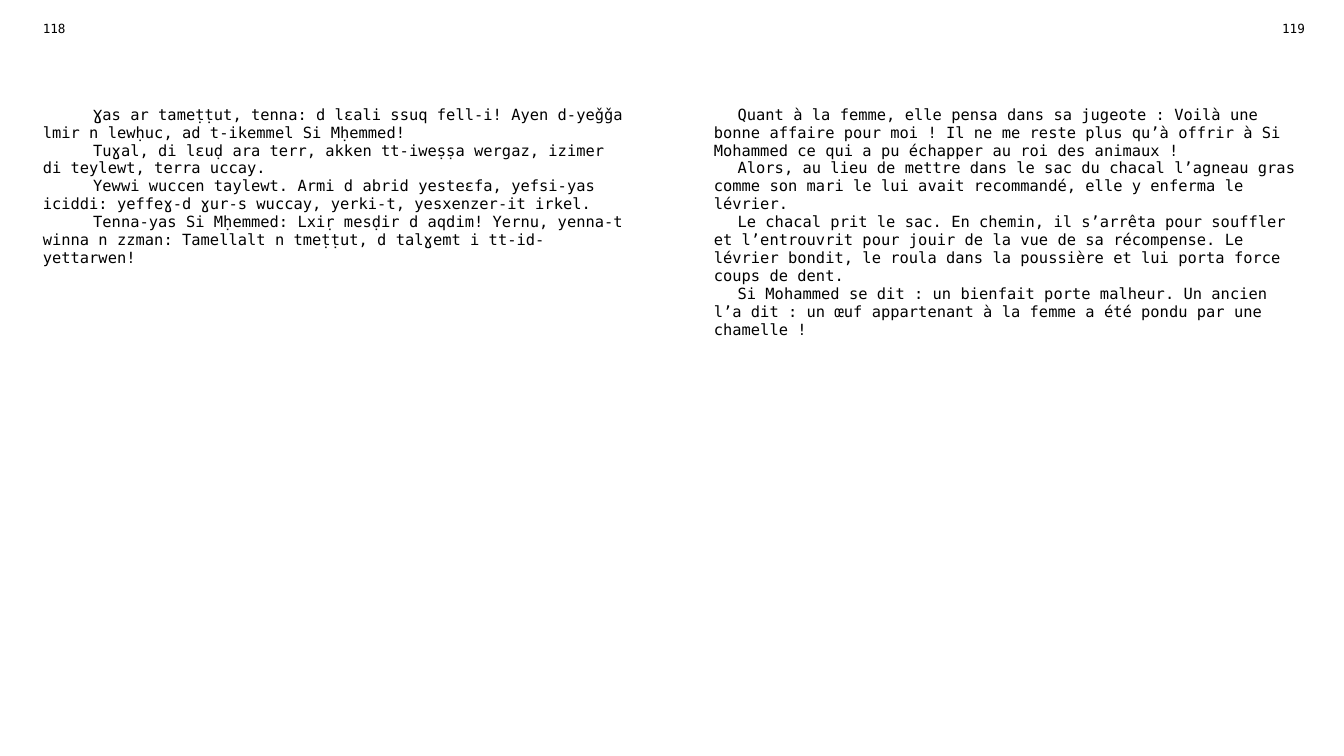
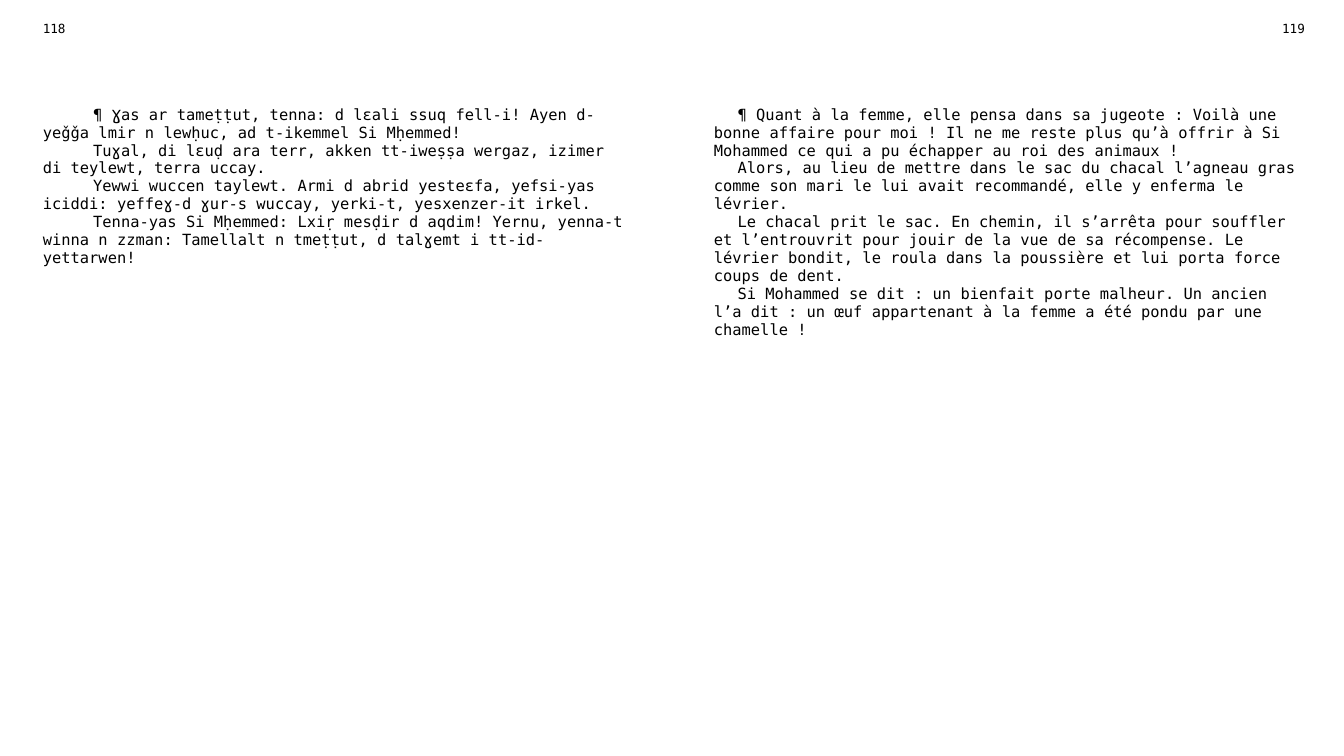
Before and after one commit to sferhah/tamacahut_n_wuccen, a slide deck: slide 55 of Uccen.ConsoleApp/uccen.pptx. Drawn at 1344x756 pixels with LibreOffice and Linux fonts; fonts in the diff are those of the drawing. Boxes give left, top, right and bottom in pixels: in the first picture for what was removed or moved away, otherwise in the second. Text is boxed around its words. In the diff, an @@ line names an element or a change of style, - is before the commit and + after.

```diff
--- a/Uccen.ConsoleApp/uccen.pptx
+++ b/Uccen.ConsoleApp/uccen.pptx
@@ table at [32,16,1315,729] @@
-row 3, column 1: Ɣas ar tameṭṭut, tenna: d lɛali ssuq fell-i! Ayen d-yeǧǧa lmir n lewḥuc, ad t-ikemmel Si Mḥemmed! / Tuɣal, di lɛuḍ ara terr, akken tt-iweṣṣa wergaz, izimer di teylewt, terra uccay. / Yewwi wuccen taylewt. Armi d abrid yesteɛfa, yefsi-yas iciddi: yeffeɣ-d ɣur-s wuccay, yerki-t, yesxenzer-it irkel. / Tenna-yas Si Mḥemmed: Lxiṛ mesḍir d aqdim! Yernu, yenna-t winna n zzman: Tamellalt n tmeṭṭut, d talɣemt i tt-id-yettarwen!
+row 3, column 1: ¶ Ɣas ar tameṭṭut, tenna: d lɛali ssuq fell-i! Ayen d-yeǧǧa lmir n lewḥuc, ad t-ikemmel Si Mḥemmed! / Tuɣal, di lɛuḍ ara terr, akken tt-iweṣṣa wergaz, izimer di teylewt, terra uccay. / Yewwi wuccen taylewt. Armi d abrid yesteɛfa, yefsi-yas iciddi: yeffeɣ-d ɣur-s wuccay, yerki-t, yesxenzer-it irkel. / Tenna-yas Si Mḥemmed: Lxiṛ mesḍir d aqdim! Yernu, yenna-t winna n zzman: Tamellalt n tmeṭṭut, d talɣemt i tt-id-yettarwen!
-row 3, column 3: Quant à la femme, elle pensa dans sa jugeote : Voilà une bonne affaire pour moi ! Il ne me reste plus qu’à offrir à Si Mohammed ce qui a pu échapper au roi des animaux ! / Alors, au lieu de mettre dans le sac du chacal l’agneau gras comme son mari le lui avait recommandé, elle y enferma le lévrier. / Le chacal prit le sac. En chemin, il s’arrêta pour souffler et l’entrouvrit pour jouir de la vue de sa récompense. Le lévrier bondit, le roula dans la poussière et lui porta force coups de dent. / Si Mohammed se dit : un bienfait porte malheur. Un ancien l’a dit : un œuf appartenant à la femme a été pondu par une chamelle !
+row 3, column 3: ¶ Quant à la femme, elle pensa dans sa jugeote : Voilà une bonne affaire pour moi ! Il ne me reste plus qu’à offrir à Si Mohammed ce qui a pu échapper au roi des animaux ! / Alors, au lieu de mettre dans le sac du chacal l’agneau gras comme son mari le lui avait recommandé, elle y enferma le lévrier. / Le chacal prit le sac. En chemin, il s’arrêta pour souffler et l’entrouvrit pour jouir de la vue de sa récompense. Le lévrier bondit, le roula dans la poussière et lui porta force coups de dent. / Si Mohammed se dit : un bienfait porte malheur. Un ancien l’a dit : un œuf appartenant à la femme a été pondu par une chamelle !
```
Also in this commit, not shown: 14 other slides changed, 3 other files.
